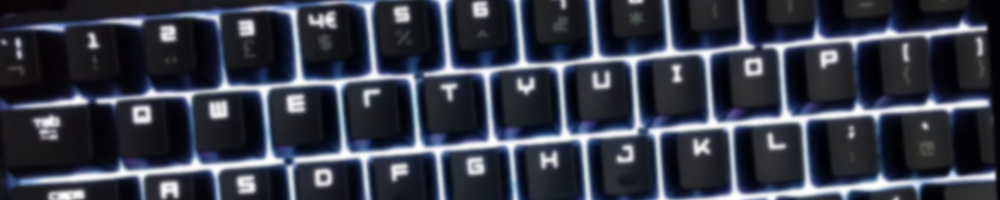
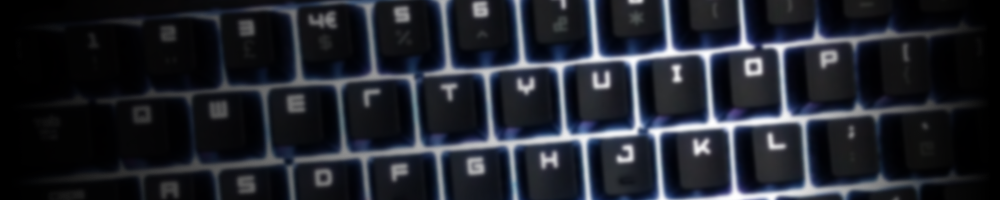
Before/after of a 1000 × 200 layered artwork. What changed in the layer stack:
added layer "Gradients" above "IMG_20160917_121947.jpg" over [0, 0, 1000, 200]
